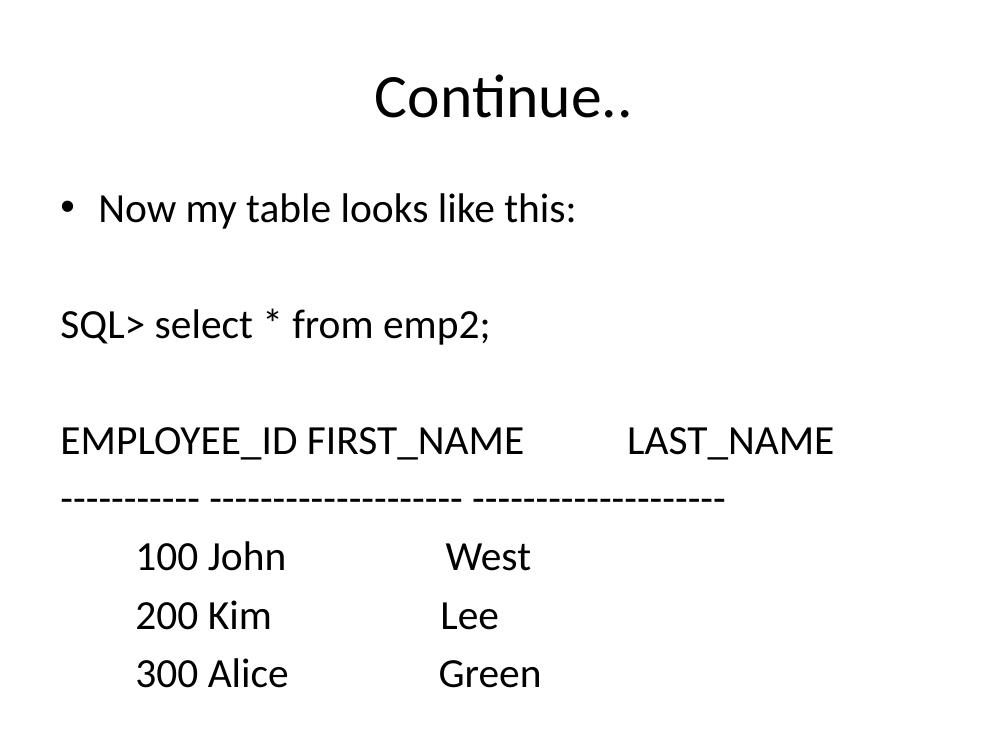
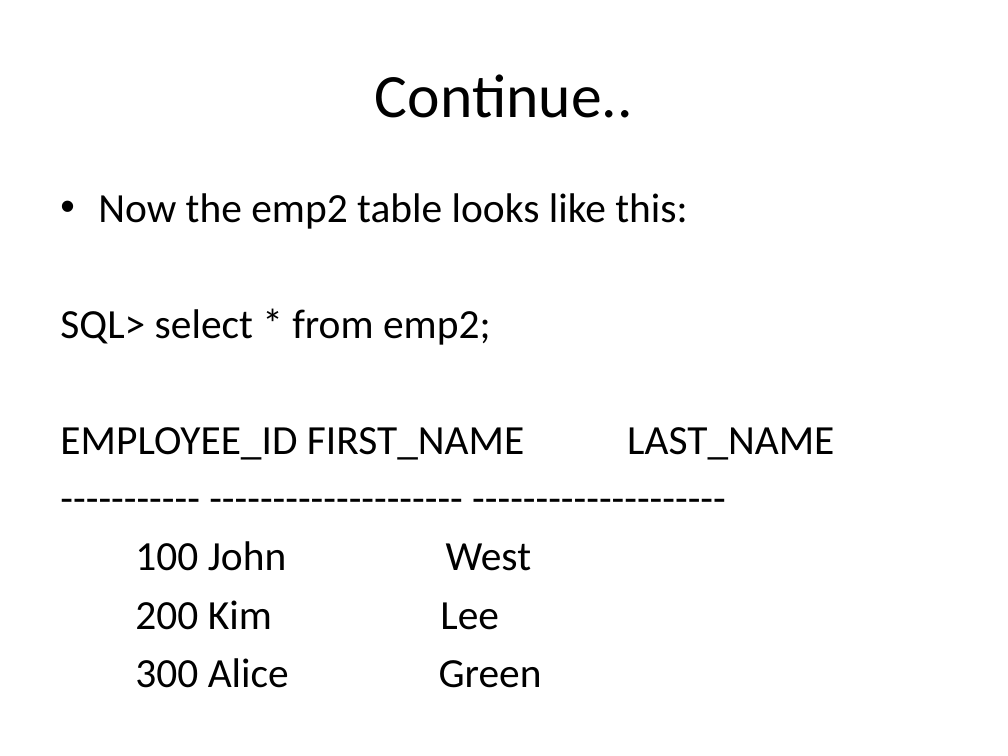
Before and after one commit to dottie333/dorothybox, a slide deck: slide 5 of SQLLDR/Bad_Vs_Discard.pptx. Drawn at 1008x756 pixels with LibreOffice and Linux fonts; fonts in the diff are those of the drawing. Boxes give left, top, right and bottom in pixels: in the first picture for what was removed or moved away, otherwise in the second. Text is boxed around its words. In the diff, an @@ line names an element or a change of style, - is before the commit and + after.

```diff
--- a/SQLLDR/Bad_Vs_Discard.pptx
+++ b/SQLLDR/Bad_Vs_Discard.pptx
@@ text at (98, 193, 687, 229): text changed @@
-• Now my table looks like this:
+• Now the emp2 table looks like this:
```
Also in this commit, not shown: 4 other slides changed, 1 other file.
